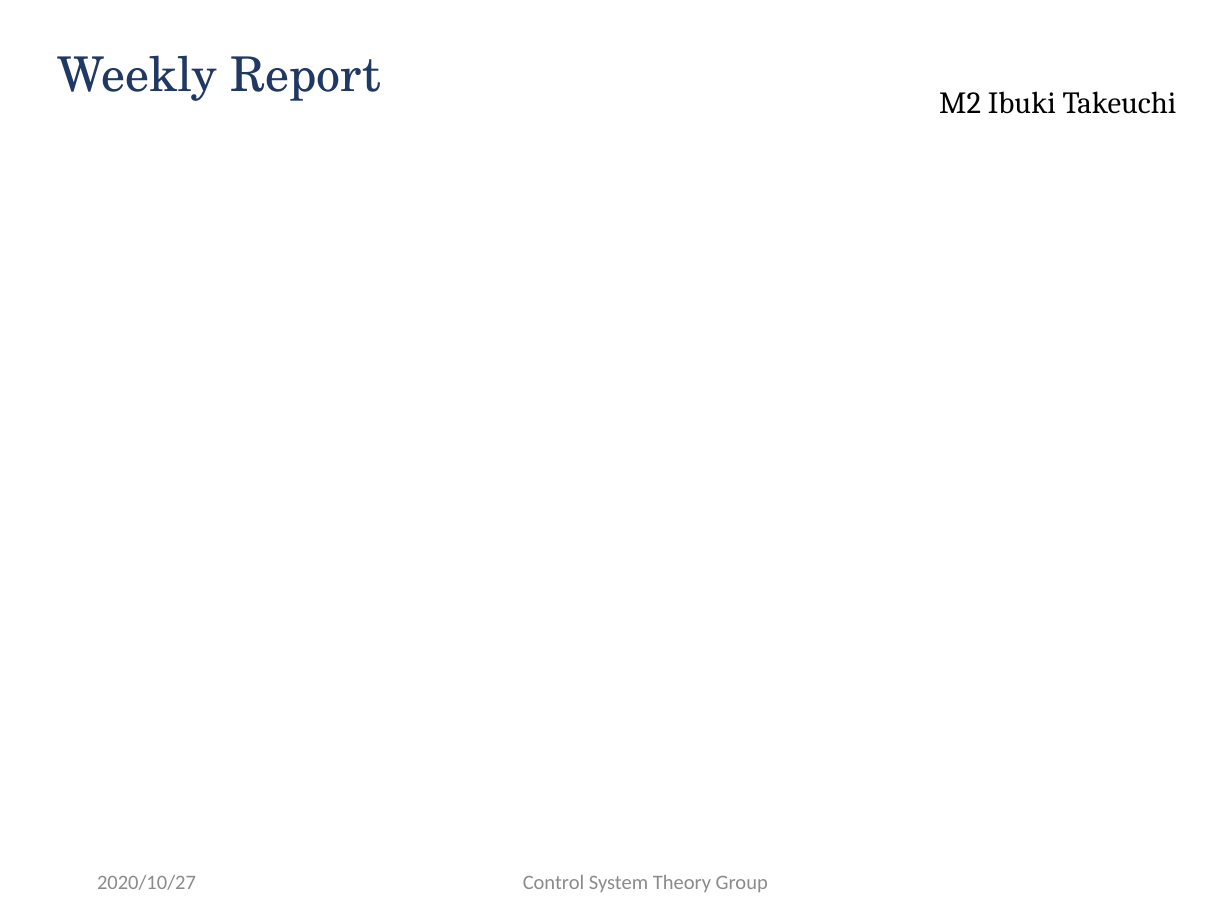
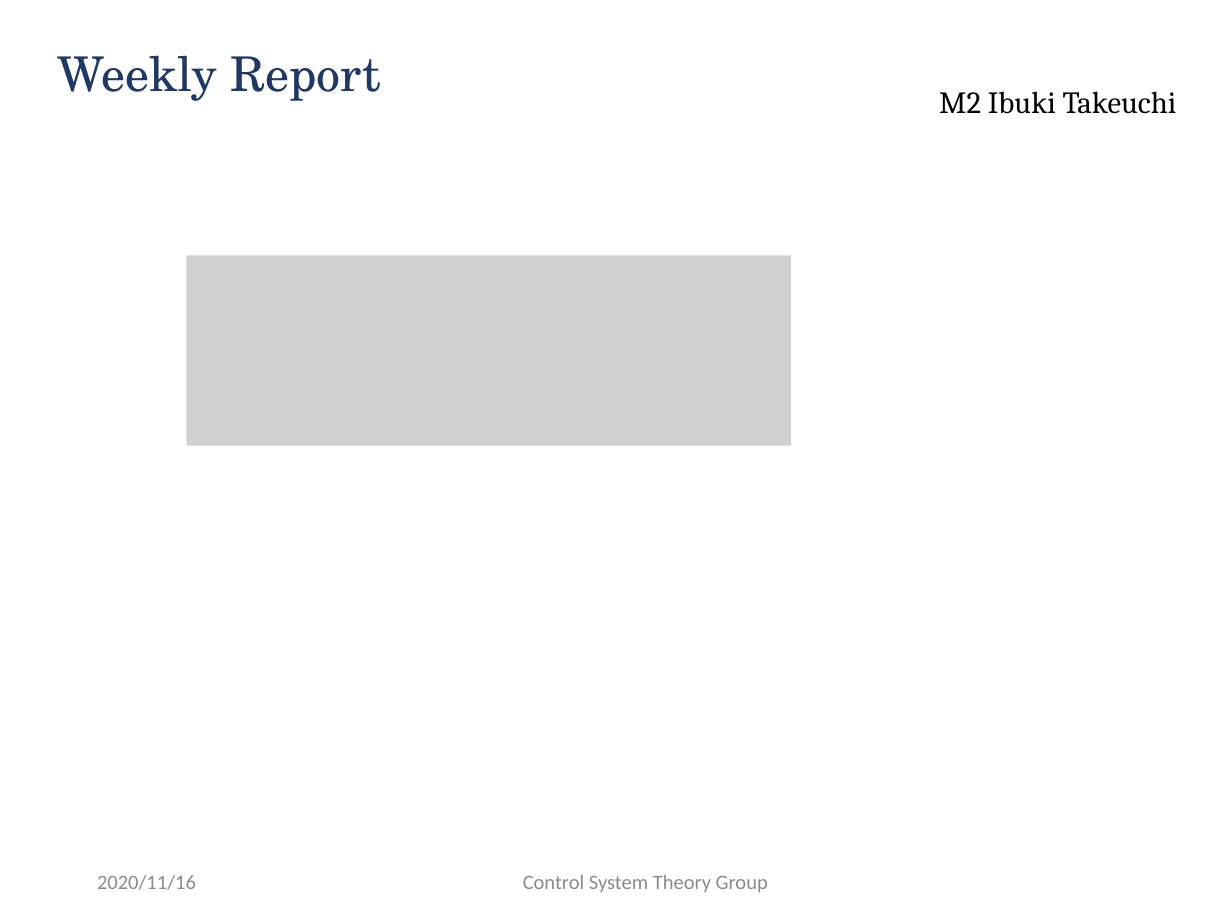
Before and after one commit to ibuki1024/weekly_report, a slide deck: slide 5 of report.pptx (slide 3 before the commit). Drawn at 1232x924 pixels with LibreOffice and Linux fonts; fonts in the diff are those of the drawing; grey boxes stand for pictures; background and template pictures are left out. Boxes give left, top, right and bottom in pixels: in the first picture for what was removed or moved away, otherwise in the second. Text is boxed around its words. In the diff, an @@ line names an element or a change of style, - is before the commit and + after.

Commit message:
1117

```diff
--- a/report.pptx
+++ b/report.pptx
@@ picture added at (x1=186, y1=255, x2=791, y2=446) @@
@@ text at (x1=97, y1=875, x2=196, y2=890): text changed @@
-2020/10/27
+2020/11/16
```
Also in this commit, not shown: 1 other slide changed, 5 slides added, 1 slide removed.
